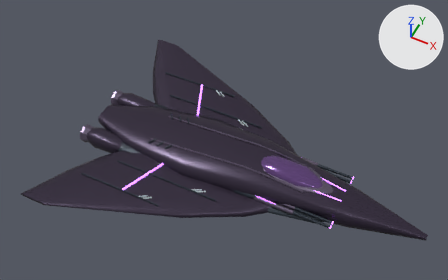
An edit to the glTF model art/blender/spectre.glb, drawn before and after from the same camera.
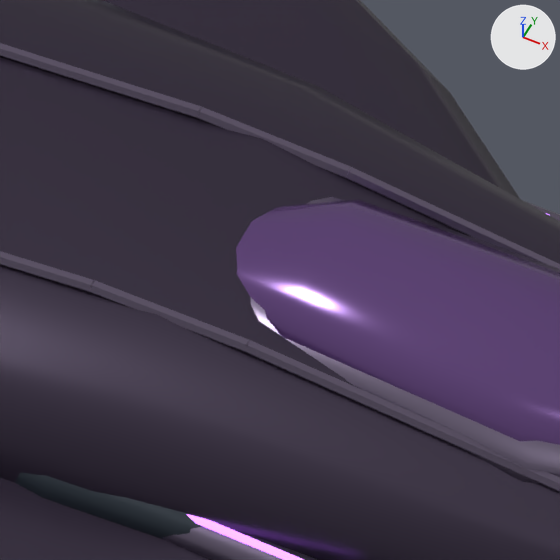
Each version appears first whole from a 50 mm lens placed at (28.6, -61.8, 82.5), pointed at (-2.9, 1.1, 3.7), and next in a close-up on the part from 52% to 68% of the width and 46% to 72% of the height. The lights are fixed; the arrows at upper right show +X, +Y and +Z. The older version's two pictures come first. Vertices at exactly the same position are counted once.

Names of what the first close-up shows: 'hull Brushed panel alloy', 'hull Hull paint', 'hull Smoked canopy', 'mount Brushed panel alloy', 'mount Graphite heat armour', 'mount Hull guidance', 'wing Hull paint'.
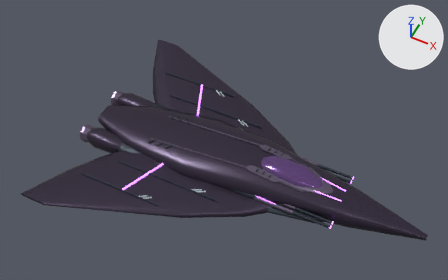
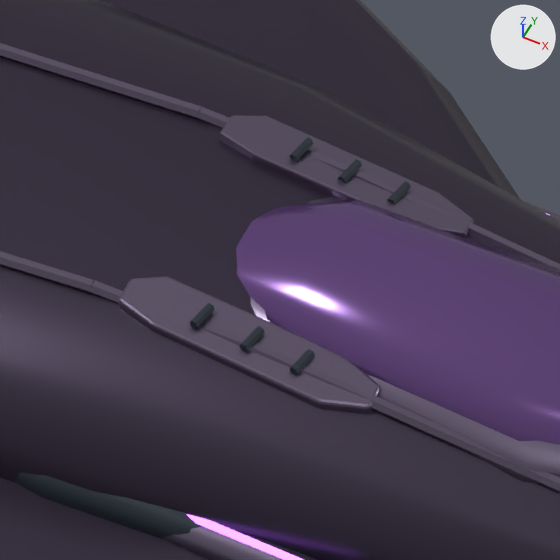
The edits, one by one:
me_heat_shield_joint is used by ob_hull_graphite_heat_armour; location (0.0, 0.0, 0.0).
me_heat_shield_joint had 1236 vertices, 2361 faces and spanned x -25.0..20.0, y -8.0..8.0, z -2.8..2.8.
me_heat_shield_joint now has 1452 vertices, 2721 faces and spans x -25.0..20.0, y -8.0..8.0, z -2.8..4.1.
me_heat_shield_joint part 3: 72 vertices added at x 4.8..7.4, y -2.9..2.9, z 3.6..4.1.
Other edits to the shape of me_heat_shield_joint do not show in these pictures.
me_hull_panel_break is used by ob_hull_brushed_panel_alloy; location (0.0, 0.0, 0.0).
me_hull_panel_break had 240 vertices, 428 faces and spanned x -15.0..18.0, y -3.2..3.2, z 1.6..3.9.
me_hull_panel_break now has 752 vertices, 1428 faces and spans x -15.0..18.0, y -3.2..3.2, z -2.2..4.0.
me_hull_panel_break part 1: a new loose piece of 80 vertices spanning x 3.2..8.9, y -3.2..-1.9, z 3.1..4.0, in mat_brushed_panel_alloy (greyish purple #70657c).
me_hull_panel_break part 2: a new loose piece of 80 vertices spanning x 3.2..8.9, y 1.9..3.2, z 3.1..4.0, in mat_brushed_panel_alloy (greyish purple #70657c).
Other edits to the shape of me_hull_panel_break do not show in these pictures.

Pixel boxes (x1, y1, x2, y2) of what changed, in the close-ups (560 x 560 px):
'hull Graphite heat armour', reshaped (not visible before)
    after: (189, 137, 411, 375)
part 1 of me_hull_panel_break, added
    after: (118, 276, 380, 414)
part 2 of me_hull_panel_break, added
    after: (220, 115, 474, 237)
